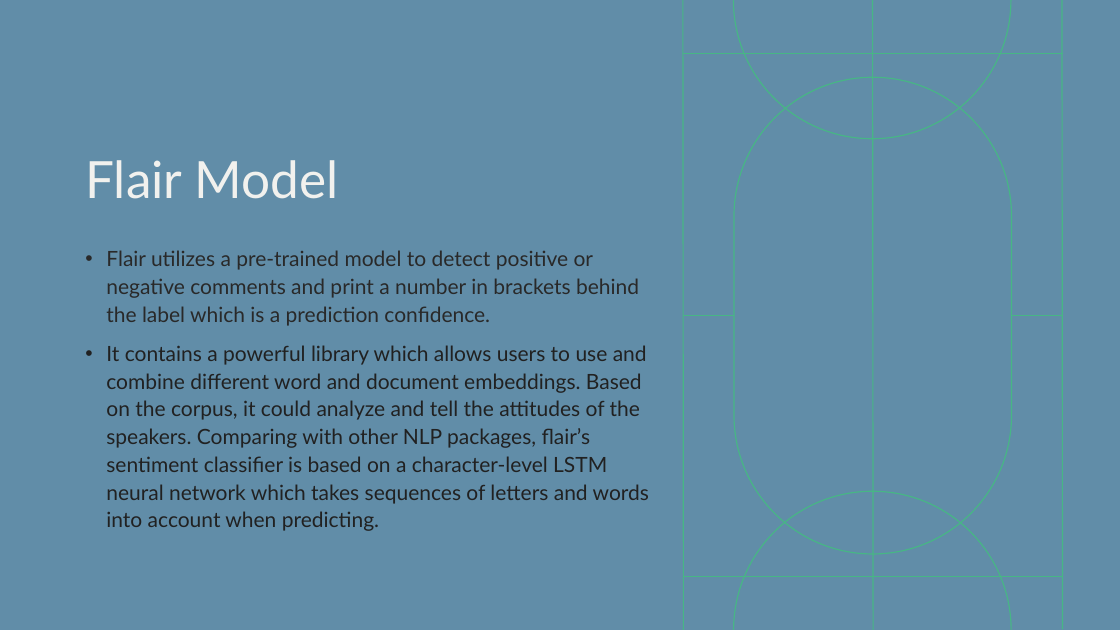
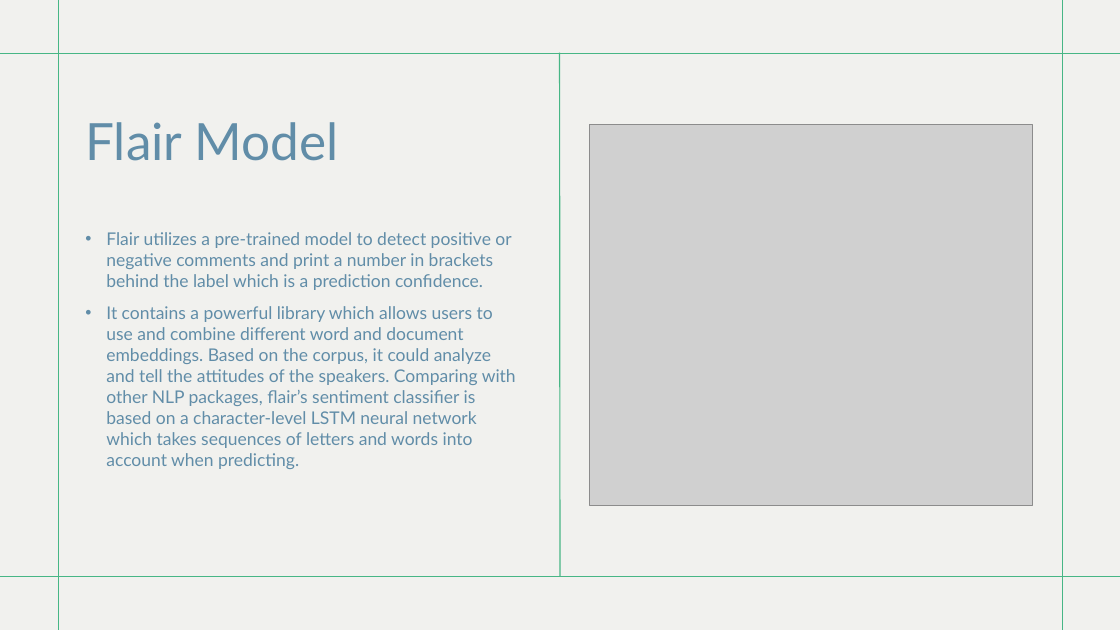
Before and after one commit to bethelike98/ENTITY-Final-Project, a slide deck: slide 14 of Presentation/DS Final Project Presentation.pptx (slide 9 before the commit). Drawn at 1120x630 pixels with LibreOffice and Linux fonts; fonts in the diff are those of the drawing; grey boxes stand for pictures. Boxes give left, top, right and bottom in pixels: in the first picture for what was removed or moved away, otherwise in the second. Text is boxed around its words. In the diff, an @@ line names an element or a change of style, - is before the commit and + after.

```diff
--- a/Presentation/DS Final Project Presentation.pptx
+++ b/Presentation/DS Final Project Presentation.pptx
@@ background #243641 to #FFFFFF @@
@@ rectangle at bbox=[0, 0, 1120, 630]: fill #618DA8 to #F1F1EE @@
@@ line moved from (873, 0) - (873, 630) to (58, 630) - (58, 0) @@
@@ group removed at bbox=[0, 0, 1120, 630]: 4 lines @@
@@ line moved from (1062, 0) - (1063, 629) to (1063, 630) - (1063, 0) @@
@@ line added from (0, 54) to (1120, 54), #47B685 1 pt @@
@@ line moved from (683, 0) - (684, 630) to (560, 576) - (560, 53) @@
@@ title "Flair Model": place and size @@
-title "Flair Model" at bbox=[85, 160, 339, 199]
+title "Flair Model" at bbox=[85, 122, 339, 161]
@@ title "Flair Model" at bbox=[85, 122, 339, 161]: text colour #F1F1EE to #618DA8 @@
@@ picture added at bbox=[590, 125, 1033, 505] @@
@@ text "Flair utilizes a pre-trained model ...": place and size @@
-text "Flair utilizes a pre-trained model ..." at bbox=[106, 250, 649, 531]
+text "Flair utilizes a pre-trained model ..." at bbox=[106, 232, 516, 469]
@@ text "Flair utilizes a pre-trained model ..." at bbox=[106, 232, 516, 469]: size 18 to 15 pt; text colour #292929 to #618DA8 in "Flair utilizes a pre-trained model to detect ..."; text colour #212121 to #618DA8 in "It contains a powerful library which allows ..."; line spacing 1.1 to 1 @@
@@ line added from (0, 576) to (1120, 576), #47B685 1 pt @@
@@ group removed at bbox=[683, 0, 1063, 630]: 4 lines, 3 freeform shapes @@
```
Also in this commit, not shown: 4 other slides changed, 7 slides added.
